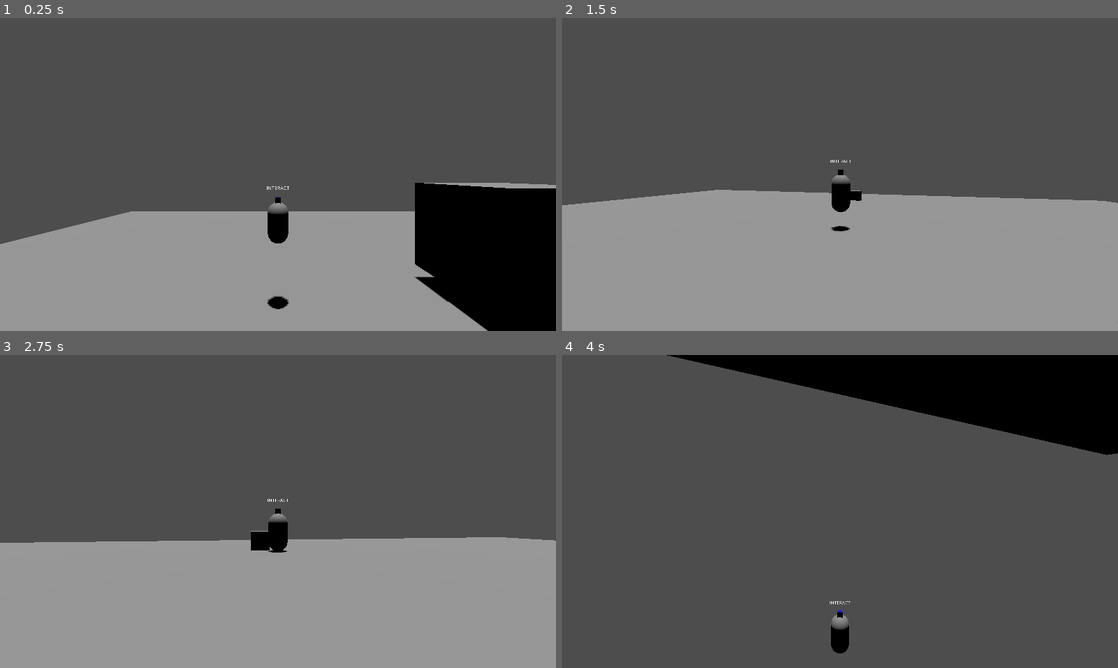
Above: before the commit, frames 1-4 (two rows, left to right).
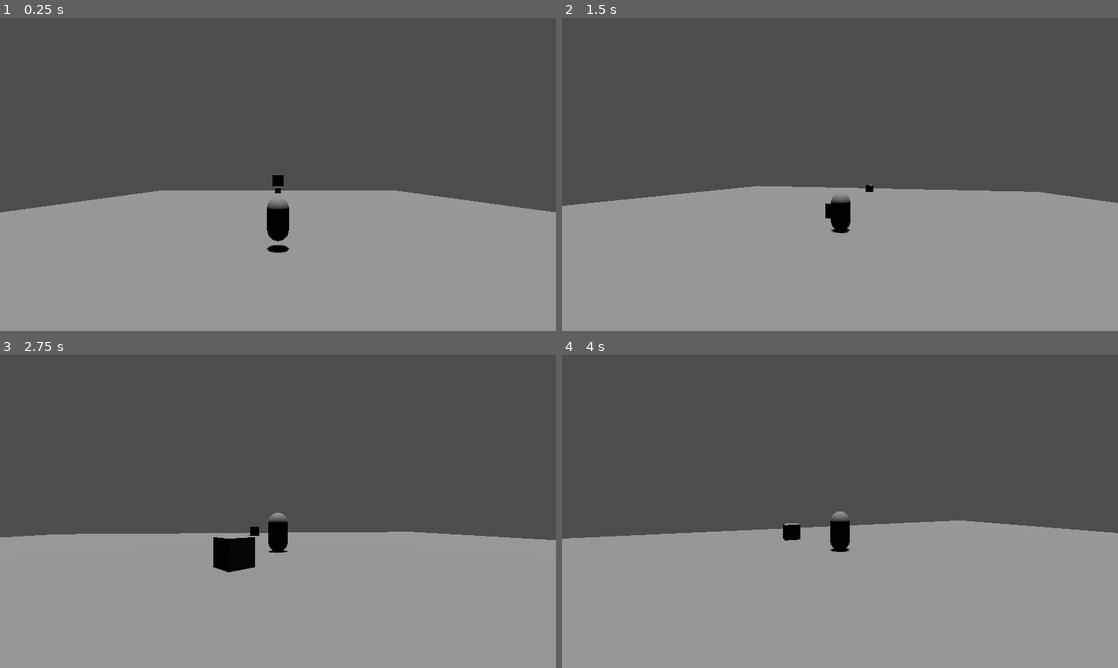
Above: after the commit, the same moments.

Repository: leon-fenzl/Demos
Game: Godot game, scene res://Scenes/game.tscn
Same seed, same stepped clock (60 frames per second), same inputs: the game is played once before the commit and once after it.
Inputs (mouse positions are in pixels of both pictures, inside the frame that each line leads up to):
- Up to frame 1 (0.25 s): no input
- Up to frame 2 (1.5 s): move the mouse to (867, 174) at 0.52 s; hold E (actionOne, bound only after the commit) 0.53-1.28 s; hold W (forward) from 0.53 s (still down); tap Space (jump) at 0.77, 0.8, 1.07, 1.35 s; move the mouse to (812, 174) at 1.27 s
- Up to frame 3 (2.75 s): keep holding W (forward); tap Space (jump) at 1.52, 1.82, 2.3 s; tap E (actionOne, bound only after the commit) at 1.55 s; move the mouse to (289, 505) at 2.02 s; hold Right mouse button (aim) from 2.03 s (still down)
- Up to frame 4 (4 s): keep holding W (forward); move the mouse to (834, 517) at 2.77 s; release Right mouse button (aim) at 2.78 s; tap Mouse wheel up (zoom_in) at 2.85 s; tap Space (jump) at 3.02, 3.32 s; tap E (actionOne, bound only after the commit) at 3.05 s; move the mouse to (878, 514) at 3.52 s; hold Space (jump) from 3.53 s (still down); tap Mouse wheel down (zoom_out) at 3.6 s

The runs differ from the first frame. In frame 1, 16% of the frame differs, in the area x 0-100%, y 50-100%; in frame 2, 1.7%; in frame 3, 2.6%; in frame 4, 58%, in the area x 0-100%, y 0-100%.

Commit message:
Physics jolt update

Diff:
--- /dev/null
+++ b/FPS_Demo/Mat_PhysicsHeavy.tres
@@ -0,0 +1,3 @@
+[gd_resource type="PhysicsMaterial" format=3 uid="uid://bochhbvyevcrv"]
+
+[resource]
--- /dev/null
+++ b/FPS_Demo/Scenes/TPS_Rigid_Player.tscn
@@ -0,0 +1,31 @@
+[gd_scene load_steps=4 format=3 uid="uid://cf5p3mtiyf35k"]
+
+[ext_resource type="Script" path="res://Scripts/TPSPlayerRigid.gd" id="1_d2ys6"]
+
+[sub_resource type="CapsuleMesh" id="CapsuleMesh_x8cn0"]
+
+[sub_resource type="CapsuleShape3D" id="CapsuleShape3D_6nr8x"]
+
+[node name="TPS_Rigid_Player" type="RigidBody3D"]
+collision_mask = 14
+axis_lock_angular_x = true
+axis_lock_angular_y = true
+axis_lock_angular_z = true
+script = ExtResource("1_d2ys6")
+speed = 500.0
+jumpForce = 20000.0
+camRef = NodePath("../CameraSystem")
+
+[node name="MeshInstance3D" type="MeshInstance3D" parent="."]
+mesh = SubResource("CapsuleMesh_x8cn0")
+
+[node name="CollisionShape3D" type="CollisionShape3D" parent="."]
+shape = SubResource("CapsuleShape3D_6nr8x")
+
+[node name="GroundCheck" type="RayCast3D" parent="."]
+target_position = Vector3(0, -1.2, 0)
+collision_mask = 254
+
+[node name="WallCheck" type="RayCast3D" parent="."]
+target_position = Vector3(0, 0, -1)
+collision_mask = 254
--- a/FPS_Demo/Scenes/game.tscn
+++ b/FPS_Demo/Scenes/game.tscn
@@ -1,10 +1,9 @@
-[gd_scene load_steps=11 format=3 uid="uid://cf7q8pdri77u8"]
+[gd_scene load_steps=12 format=3 uid="uid://cf7q8pdri77u8"]
 
 [ext_resource type="PackedScene" uid="uid://wp3feiucmjg2" path="res://Scenes/CameraSystem.tscn" id="1_iqlcs"]
 [ext_resource type="Script" path="res://Scripts/GameMenus.gd" id="1_yw8my"]
 [ext_resource type="Script" path="res://Scripts/Btt_Back.gd" id="3_753ag"]
-[ext_resource type="PackedScene" uid="uid://bqh0gq7v7n7ov" path="res://Scenes/tps_player.tscn" id="4_ylutq"]
-[ext_resource type="PackedScene" uid="uid://cg7vpvwd1e4nf" path="res://Scenes/push_drag.tscn" id="5_lba2e"]
+[ext_resource type="PackedScene" uid="uid://cf5p3mtiyf35k" path="res://Scenes/TPS_Rigid_Player.tscn" id="4_684uw"]
 
 [sub_resource type="NavigationMesh" id="NavigationMesh_p2oj2"]
 vertices = PackedVector3Array(-1, 0.5, -19.75, 0.25, 0.5, -20, 0.25, 0.5, -24.5, -24.5, 0.5, -24.5, -1, 0.5, -18, -24.5 …(392 unchanged characters)…
@@ -19,6 +18,10 @@
 [sub_resource type="BoxMesh" id="BoxMesh_188c2"]
 
 [sub_resource type="BoxShape3D" id="BoxShape3D_o3cx5"]
+
+[sub_resource type="BoxMesh" id="BoxMesh_4vxd3"]
+
+[sub_resource type="BoxShape3D" id="BoxShape3D_eg4i7"]
 
 [node name="game" type="Node"]
 
@@ -172,13 +175,12 @@
 spring_length = 10.0
 displace_Height = 1.0
 mouse_Speed = 0.25
-playerRef = NodePath("../TPS_Player")
-
-[node name="TPS_Player" parent="." instance=ExtResource("4_ylutq")]
-transform = Transform3D(1, 0, 0, 0, 1, 0, 0, 0, 1, 0, 7.24097, 0)
-jumpForce = 1500.0
-
-[node name="PushDrag" parent="." instance=ExtResource("5_lba2e")]
+playerRef = NodePath("../TPS_Rigid_Player")
+
+[node name="TPS_Rigid_Player" parent="." instance=ExtResource("4_684uw")]
+transform = Transform3D(1, 0, 0, 0, 1, 0, 0, 0, 1, 0, 3.90814, 9.60528)
+custom_integrator = true
+continuous_cd = true
 
 [node name="NavigationRegion3D" type="NavigationRegion3D" parent="."]
 navigation_mesh = SubResource("NavigationMesh_p2oj2")
@@ -210,6 +212,18 @@
 transform = Transform3D(1, 0, 0, 0, 1, 0, 0, 0, 1, 0, -0.5, 0)
 shape = SubResource("BoxShape3D_o3cx5")
 
+[node name="RigidBody3D" type="RigidBody3D" parent="."]
+transform = Transform3D(1, 0, 0, 0, 1, 0, 0, 0, 1, 0, 3.15338, 0)
+collision_layer = 4
+collision_mask = 31
+metadata/_edit_group_ = true
+
+[node name="MeshInstance3D" type="MeshInstance3D" parent="RigidBody3D"]
+mesh = SubResource("BoxMesh_4vxd3")
+
+[node name="CollisionShape3D" type="CollisionShape3D" parent="RigidBody3D"]
+shape = SubResource("BoxShape3D_eg4i7")
+
 [connection signal="button_down" from="CanvasLayer/GameMenus/Resume" to="CanvasLayer/GameMenus" method="_on_resume_button_down"]
 [connection signal="button_down" from="CanvasLayer/GameMenus/Retry" to="CanvasLayer/GameMenus" method="_on_retry_button_down"]
 [connection signal="button_down" from="CanvasLayer/GameMenus/Options" to="CanvasLayer/GameMenus" method="_on_options_button_down"]
--- /dev/null
+++ b/FPS_Demo/Scenes/interactable.tscn
@@ -0,0 +1,9 @@
+[gd_scene load_steps=2 format=3 uid="uid://duc8havrtxbwu"]
+
+[ext_resource type="Script" path="res://Scripts/Interactable.gd" id="1_pi7ec"]
+
+[node name="Interactable" type="Area3D"]
+script = ExtResource("1_pi7ec")
+
+[connection signal="body_entered" from="." to="." method="_on_body_entered"]
+[connection signal="body_exited" from="." to="." method="_on_body_exited"]
--- a/FPS_Demo/Scenes/push_drag.tscn
+++ b/FPS_Demo/Scenes/push_drag.tscn
@@ -9,10 +9,8 @@
 size = Vector3(5, 5, 5)
 
 [node name="PushDrag" type="CharacterBody3D" groups=["pushable"]]
-transform = Transform3D(1, 0, 0, 0, 1, 0, 0, 0, 1, 10.9, 6.6, 0)
 collision_layer = 4
 collision_mask = 31
-floor_block_on_wall = false
 script = ExtResource("1_wuj5f")
 
 [node name="MeshInstance3D" type="MeshInstance3D" parent="."]
--- a/FPS_Demo/Scenes/rigid_body_3d.tscn
+++ /dev/null
@@ -1,31 +0,0 @@
-[gd_scene load_steps=4 format=3 uid="uid://cf5p3mtiyf35k"]
-
-[ext_resource type="Script" path="res://Scripts/RigidBody3D.gd" id="1_hd7tg"]
-
-[sub_resource type="CapsuleMesh" id="CapsuleMesh_x8cn0"]
-
-[sub_resource type="CapsuleShape3D" id="CapsuleShape3D_6nr8x"]
-
-[node name="TPS_Rigid_Player" type="RigidBody3D"]
-collision_mask = 14
-axis_lock_angular_x = true
-axis_lock_angular_y = true
-axis_lock_angular_z = true
-script = ExtResource("1_hd7tg")
-speed = 500.0
-jumpForce = 20000.0
-camRef = NodePath("../CameraSystem")
-
-[node name="MeshInstance3D" type="MeshInstance3D" parent="."]
-mesh = SubResource("CapsuleMesh_x8cn0")
-
-[node name="CollisionShape3D" type="CollisionShape3D" parent="."]
-shape = SubResource("CapsuleShape3D_6nr8x")
-
-[node name="GroundCheck" type="RayCast3D" parent="."]
-target_position = Vector3(0, -1.2, 0)
-collision_mask = 254
-
-[node name="WallCheck" type="RayCast3D" parent="."]
-target_position = Vector3(0, 0, -1)
-collision_mask = 254
--- a/FPS_Demo/Scenes/tps_player.tscn
+++ b/FPS_Demo/Scenes/tps_player.tscn
@@ -29,7 +29,7 @@
 camRef = NodePath("../CameraSystem")
 interText = "Interact"
 
-[node name="Abilities" type="Node" parent="."]
+[node name="PlayerAbilities" type="Node" parent="."]
 script = ExtResource("2_ftilx")
 
 [node name="CollisionShape3D" type="CollisionShape3D" parent="."]
@@ -43,10 +43,10 @@
 mesh = SubResource("PrismMesh_umadh")
 surface_material_override/0 = SubResource("StandardMaterial3D_wsecn")
 
-[node name="Area3D" type="Area3D" parent="."]
+[node name="Sight" type="Area3D" parent="."]
 collision_mask = 30
 
-[node name="CollisionShape3D" type="CollisionShape3D" parent="Area3D"]
+[node name="CollisionShape3D" type="CollisionShape3D" parent="Sight"]
 transform = Transform3D(1, 0, 0, 0, 1, 0, 0, 0, 1, 0, 0, -0.3)
 shape = SubResource("BoxShape3D_gvxqo")
 
@@ -70,3 +70,6 @@
 horizontal_alignment = 1
 vertical_alignment = 1
 uppercase = true
+
+[connection signal="body_entered" from="Sight" to="PlayerAbilities" method="_on_sight_body_entered"]
+[connection signal="body_exited" from="Sight" to="PlayerAbilities" method="_on_sight_body_exited"]
--- a/FPS_Demo/Scripts/CustomPhysics.gd
+++ b/FPS_Demo/Scripts/CustomPhysics.gd
@@ -1,7 +1,7 @@
 extends CharacterBody3D
 class_name General_Physics_Body
 
-var col : KinematicCollision3D
+@onready var col = KinematicCollision3D
 var PUSHING := Vector3.ZERO
 var PUSHED := Vector3.ZERO
 var PULL := Vector3.ZERO
@@ -18,17 +18,23 @@
 			gravity = -get_floor_normal() * DELTA
 func GetCollisions():
 	for i in get_slide_collision_count():
-		col = get_slide_collision(i)
-		col.get_collider()
+		if get_slide_collision(i).get_collider() is RigidBody3D:
+			col = get_slide_collision(i)
+			PushRigids()
 func PushRigids():
-	if col != null:
-		if col.get_collider() is RigidBody3D:
-			col.get_collider().apply_central_impulse(-col.get_normal()*col.get_collider().mass)
+	if col.get_collider() is RigidBody3D:
+		col.get_collider().apply_central_force(-col.get_normal()*1000)
 func PushKinematics(DELTA:float):
-	if col != null:
-		if col.get_collider() is CharacterBody3D:
-			col.PUSHED += velocity
+	for i in get_slide_collision_count():
+		if get_slide_collision(i).get_collider() is CharacterBody3D:
+			col = get_slide_collision(i)
+			print(col.get_normal())
+			col.get_collider().velocity.x += -col.get_normal().x * 1000.0 * DELTA
+			col.get_collider().velocity.z += -col.get_normal().z * 1000.0 * DELTA
 func BePushed(DELTA:float):
-	if col != null:
-		if col.get_collider() is CharacterBody3D:
-			PUSHED += -col.get_normal() * 1000.0 * DELTA
+	for i in get_slide_collision_count():
+		if get_slide_collision(i).get_collider() is CharacterBody3D:
+			print(col.get_normal())
+			col = get_slide_collision(i)
+			PUSHED.x += -col.get_normal().x * 1000.0 * DELTA
+			PUSHED.z += -col.get_normal().z * 1000.0 * DELTA
--- a/FPS_Demo/Scripts/FPS_Player.gd
+++ b/FPS_Demo/Scripts/FPS_Player.gd
@@ -14,15 +14,16 @@
 
 @onready var jumpVector := Vector3.ZERO
 @export var interText : String
+@onready var abilities := $PlayerAbilities
 @onready var interLabel := $Sprite3D/SubViewport/Label
-func _ready():
-	interLabel.text = interText
+
 func _physics_process(delta):
+	PushKinematics(delta)
 	match state:
 		STATES.GROUND:
 			Custom_Gravity(delta)
 			LookAt()
-			Move(delta)
+			RegularMove(delta)
 			Jump(delta)
 			velocity = direction + gravity + jumpVector
 			move_and_slide()
@@ -38,7 +39,12 @@
 	else:
 		if move_Input.x != 0.0 || move_Input.z != 0.0:
 			look_at(position+ move_Input,Vector3.UP)
-func Move(DELTA:float):
+func RegularMove(DELTA:float):
+	move_Input.x = Input.get_action_strength("right") - Input.get_action_strength("left")
+	move_Input.z = Input.get_action_strength("back") - Input.get_action_strength("forward")
+	move_Input = move_Input.rotated(Vector3.UP,cam.rotation.y).normalized()
+	direction = move_Input.normalized() * speed * DELTA
+func PushDragMove(DELTA:float):
 	move_Input.x = Input.get_action_strength("right") - Input.get_action_strength("left")
 	move_Input.z = Input.get_action_strength("back") - Input.get_action_strength("forward")
 	move_Input = move_Input.rotated(Vector3.UP,cam.rotation.y).normalized()
--- a/FPS_Demo/Scripts/Interactable.gd
+++ b/FPS_Demo/Scripts/Interactable.gd
@@ -1,11 +1,15 @@
-extends Node3D
+extends Area3D
 
+@export var parentRef : NodePath
+@onready var parent = get_node(parentRef)
+@export var groupName : String
 
-# Called when the node enters the scene tree for the first time.
 func _ready():
-	pass # Replace with function body.
-
-
-# Called every frame. 'delta' is the elapsed time since the previous frame.
-func _process(delta):
-	pass
+	set_collision_mask_value(parent.interactionMask,true)
+func _on_body_entered(body):
+	if body.is_in_group(groupName):
+		parent.body = body
+		parent.InteractionOn()
+func _on_body_exited(body):
+	if body.is_in_group(groupName):
+		parent.InteractionOff()
--- a/FPS_Demo/Scripts/PickUpAbility.gd
+++ b/FPS_Demo/Scripts/PickUpAbility.gd
@@ -1,4 +1,18 @@
 extends Node
+class_name  PlayerAbilities
 
+@onready var parent := $".."
 @onready var interact := false
 @onready var body : Node3D
+
+func _physics_process(delta):
+	Interact()
+func Interact() -> bool:
+	if Input.is_action_pressed("actionOne"):
+		return true
+	else:
+		return false
+func _on_sight_body_entered(body):
+	pass # Replace with function body.
+func _on_sight_body_exited(body):
+	pass # Replace with function body.
--- a/FPS_Demo/Scripts/TestPhysics.gd
+++ b/FPS_Demo/Scripts/TestPhysics.gd
@@ -1,6 +1,8 @@
 extends General_Physics_Body
-
+class_name PushDrag
+@onready var body : Node
 func _physics_process(delta):
+	BePushed(delta)
 	Custom_Gravity(delta)
 	velocity = gravity + PUSHED
 	move_and_slide()
--- a/FPS_Demo/project.godot
+++ b/FPS_Demo/project.godot
@@ -92,3 +92,14 @@
 "events": [Object(InputEventMouseButton,"resource_local_to_scene":false,"resource_name":"","device":-1,"window_id":0,"a …(258 unchanged characters)…
 ]
 }
+actionOne={
+"deadzone": 0.5,
+"events": [Object(InputEventKey,"resource_local_to_scene":false,"resource_name":"","device":-1,"window_id":0,"alt_pressed":false,"shift_pressed":false,"ctrl_pressed":false,"meta_pressed":false,"pressed":false,"keycode":0,"physical_keycode":69,"key_label":0,"unicode":101,"echo":false,"script":null)
+, Object(InputEventJoypadButton,"resource_local_to_scene":false,"resource_name":"","device":-1,"button_index":2,"pressure":0.0,"pressed":true,"script":null)
+]
+}
+
+[physics]
+
+3d/physics_engine="JoltPhysics3D"
+3d/default_gravity=10.0
Renamed: FPS_Demo/Scripts/RigidBody3D.gd -> FPS_Demo/Scripts/TPSPlayerRigid.gd
Not shown, added: FPS_Demo/addons/godot-jolt/LICENSE.txt
Not shown, added: FPS_Demo/addons/godot-jolt/THIRDPARTY.txt
Not shown, added: FPS_Demo/Scenes/gam56A0.tmp
Not shown, added: FPS_Demo/Scenes/gamADEA.tmp
Not shown, added: FPS_Demo/Scenes/gamF4E4.tmp
Not shown, added: FPS_Demo/Scenes/tps5BCF.tmp
Not shown, added: FPS_Demo/Scenes/tpsDDEA.tmp
Not shown, added: FPS_Demo/addons/godot-jolt/android/libgodot-jolt_android-arm32.so
Not shown, added: FPS_Demo/addons/godot-jolt/android/libgodot-jolt_android-arm32_editor.so
Not shown, added: FPS_Demo/addons/godot-jolt/android/libgodot-jolt_android-arm64.so
Not shown, added: FPS_Demo/addons/godot-jolt/android/libgodot-jolt_android-arm64_editor.so
(and 15 more such lines)
